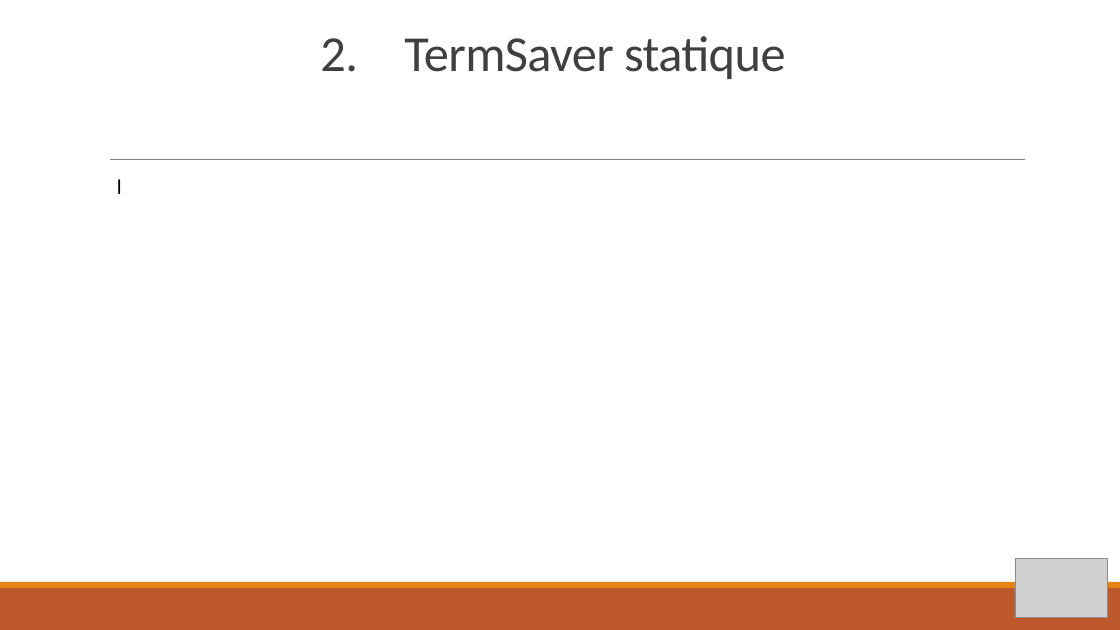
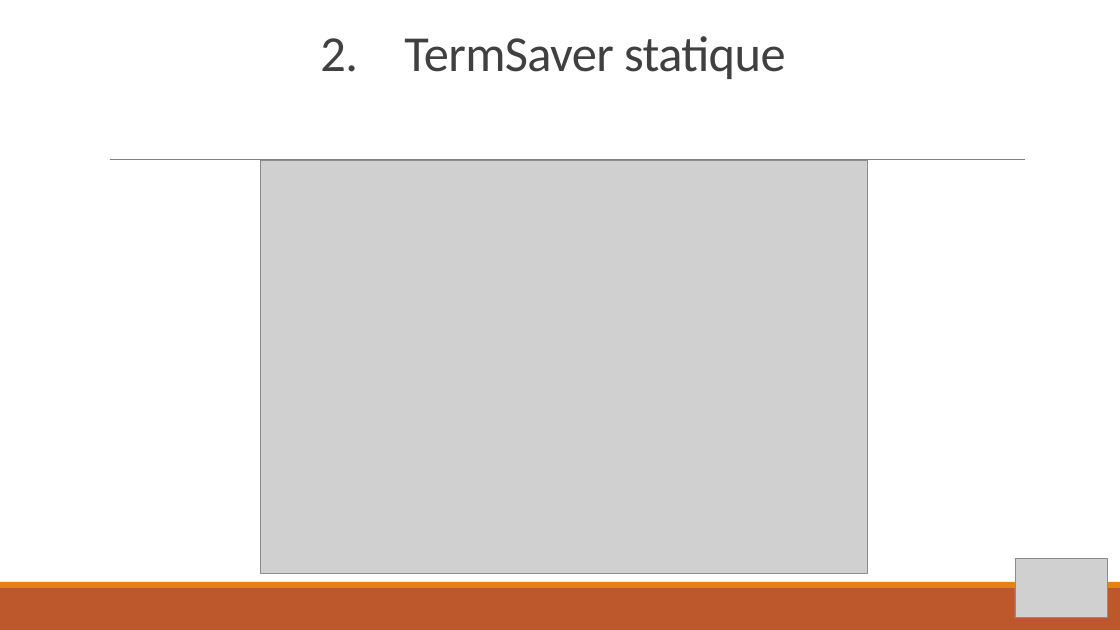
Before and after one commit to pierredumangin/Projet-eXiaSaver, a slide deck: slide 4 of PPT eXiaSaver.pptx. Drawn at 1120x630 pixels with LibreOffice and Linux fonts; fonts in the diff are those of the drawing; grey boxes stand for pictures. Boxes give left, top, right and bottom in pixels: in the first picture for what was removed or moved away, otherwise in the second. Text is boxed around its words. In the diff, an @@ line names an element or a change of style, - is before the commit and + after.

```diff
--- a/PPT eXiaSaver.pptx
+++ b/PPT eXiaSaver.pptx
@@ text removed at bbox=[117, 179, 122, 194] @@
-l
@@ picture added at bbox=[261, 160, 869, 573] @@
```
Also in this commit, not shown: 1 slide added.
